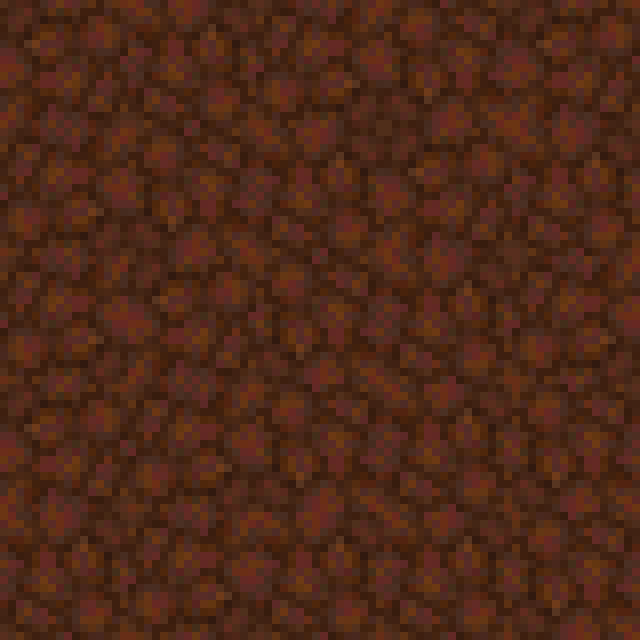
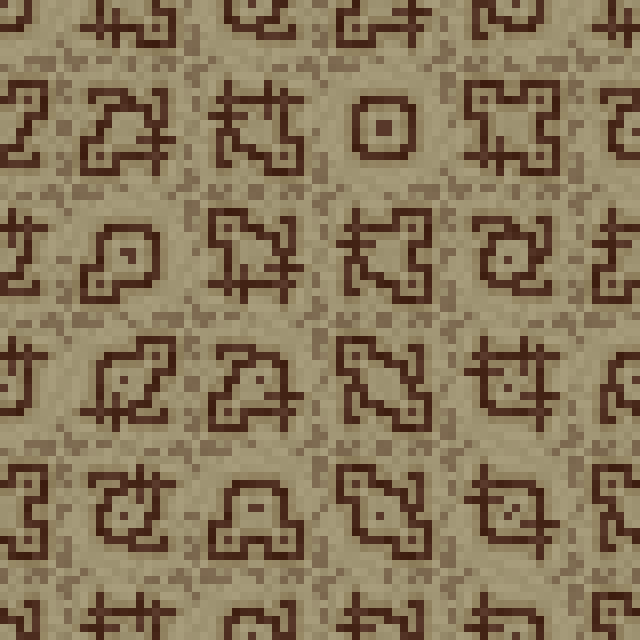
The second 640×640 image is a revision of the first. Changes to its layers:
painted on "test copy 7" over box(128, 128, 256, 256)
painted on "test copy 11" over box(256, 256, 384, 384)
painted on "test copy 24" over box(512, 512, 640, 640)
painted on "test copy 14" over box(256, 384, 384, 512)
painted on "test copy 19" over box(512, 384, 640, 512)
painted on "test copy 3" over box(384, 0, 512, 128)
painted on "test copy 6" over box(0, 128, 128, 256)
painted on "test copy 21" over box(128, 512, 256, 640)
painted on "test copy 10" over box(0, 256, 128, 384)
painted on "test copy 15" over box(128, 384, 256, 512)
painted on "test copy 18" over box(512, 256, 640, 384)
painted on "test copy 2" over box(256, 0, 384, 128)
painted on "test copy 20" over box(0, 512, 128, 640)
painted on "test copy 5" over box(256, 128, 384, 256)
painted on "test copy 22" over box(256, 512, 384, 640)
painted on "test copy 9" over box(384, 256, 512, 384)
painted on "test copy 13" over box(384, 384, 512, 512)
painted on "test copy 17" over box(512, 128, 640, 256)
painted on "test copy 23" over box(384, 512, 512, 640)
painted on "test copy" over box(128, 0, 256, 128)
painted on "test copy 4" over box(384, 128, 512, 256)
painted on "test copy 8" over box(128, 256, 256, 384)
painted on "test copy 12" over box(0, 384, 128, 512)
painted on "test copy 16" over box(512, 0, 640, 128)
…and 1 more changes (1 painted)